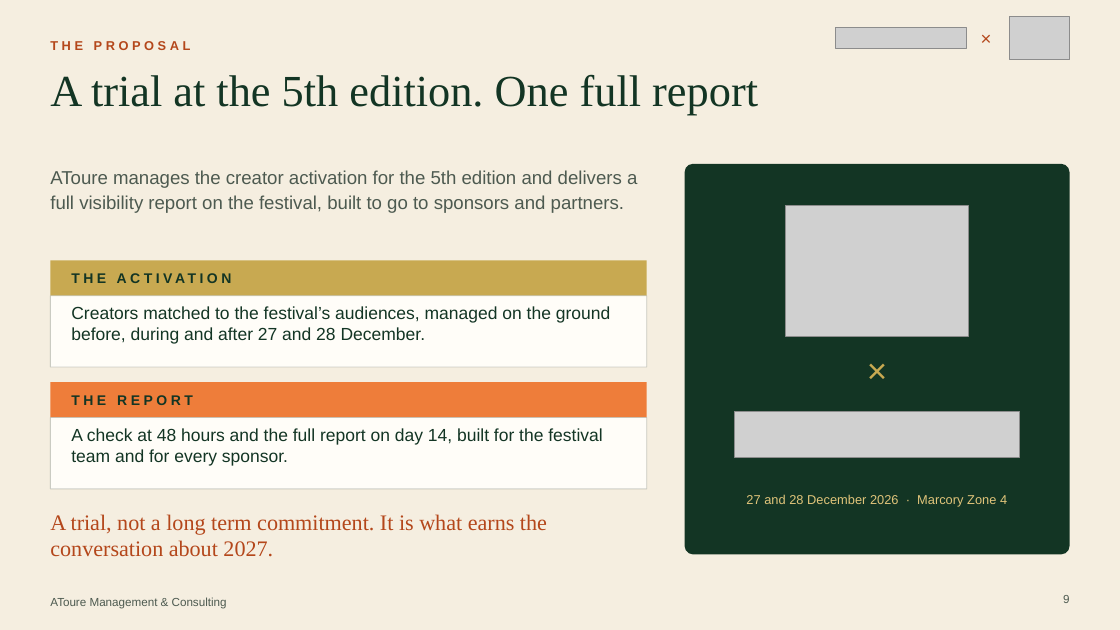
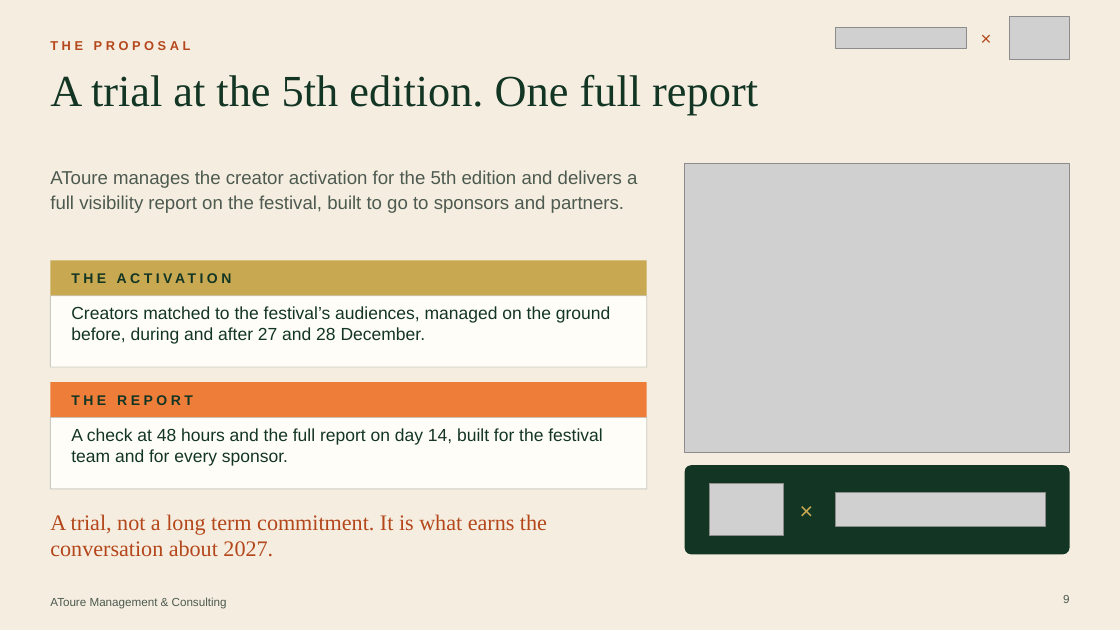
Before and after one commit to atoureconsulting/Mother-Africa, a slide deck: slide 9 of proposition-deck/AToure Mother Africa Festival Proposal.pptx. Drawn at 1120x630 pixels with LibreOffice and Linux fonts; fonts in the diff are those of the drawing; grey boxes stand for pictures. Boxes give left, top, right and bottom in pixels: in the first picture for what was removed or moved away, otherwise in the second. Text is boxed around its words. In the diff, an @@ line names an element or a change of style, - is before the commit and + after.

```diff
--- a/proposition-deck/AToure Mother Africa Festival Proposal.pptx
+++ b/proposition-deck/AToure Mother Africa Festival Proposal.pptx
@@ picture added at (x1=685, y1=164, x2=1070, y2=453) @@
@@ text removed at (x1=685, y1=344, x2=1070, y2=395) @@
-×
@@ rounded rectangle resized from (x1=685, y1=164, x2=1070, y2=555) to (x1=685, y1=465, x2=1070, y2=555) @@
@@ rounded rectangle at (x1=685, y1=465, x2=1070, y2=555): proportions changed @@
@@ text added at (x1=790, y1=465, x2=823, y2=555), 20 pt, text #C8A951 @@
+×
@@ picture resized from (x1=786, y1=206, x2=969, y2=336) to (x1=710, y1=484, x2=783, y2=536) @@
@@ text removed at (x1=746, y1=494, x2=1007, y2=507) @@
-27 and 28 December 2026 · Marcory Zone 4
@@ picture resized from (x1=734, y1=412, x2=1020, y2=457) to (x1=836, y1=493, x2=1046, y2=527) @@
```
Also in this commit, not shown: 3 other slides changed, 21 other files.
